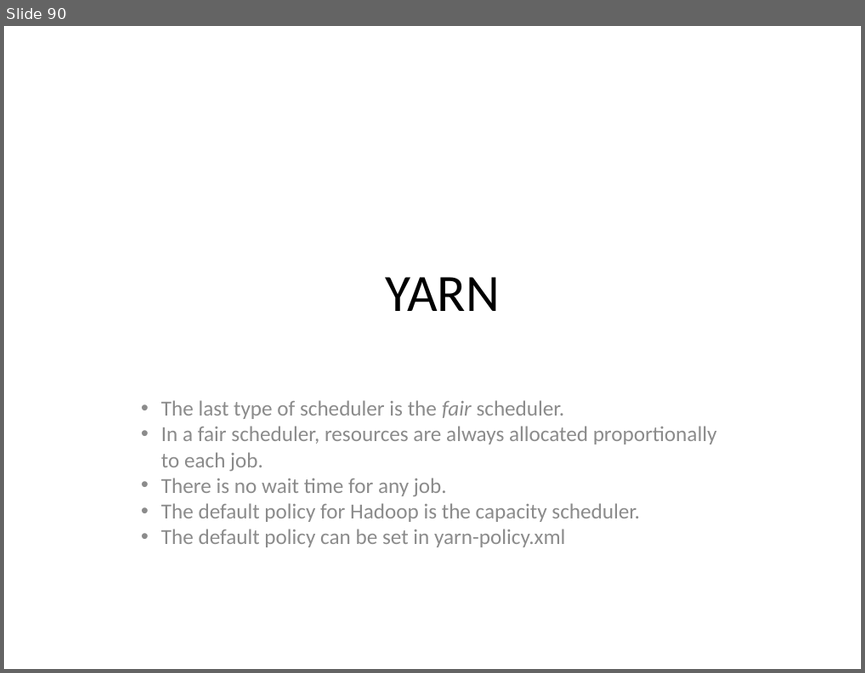
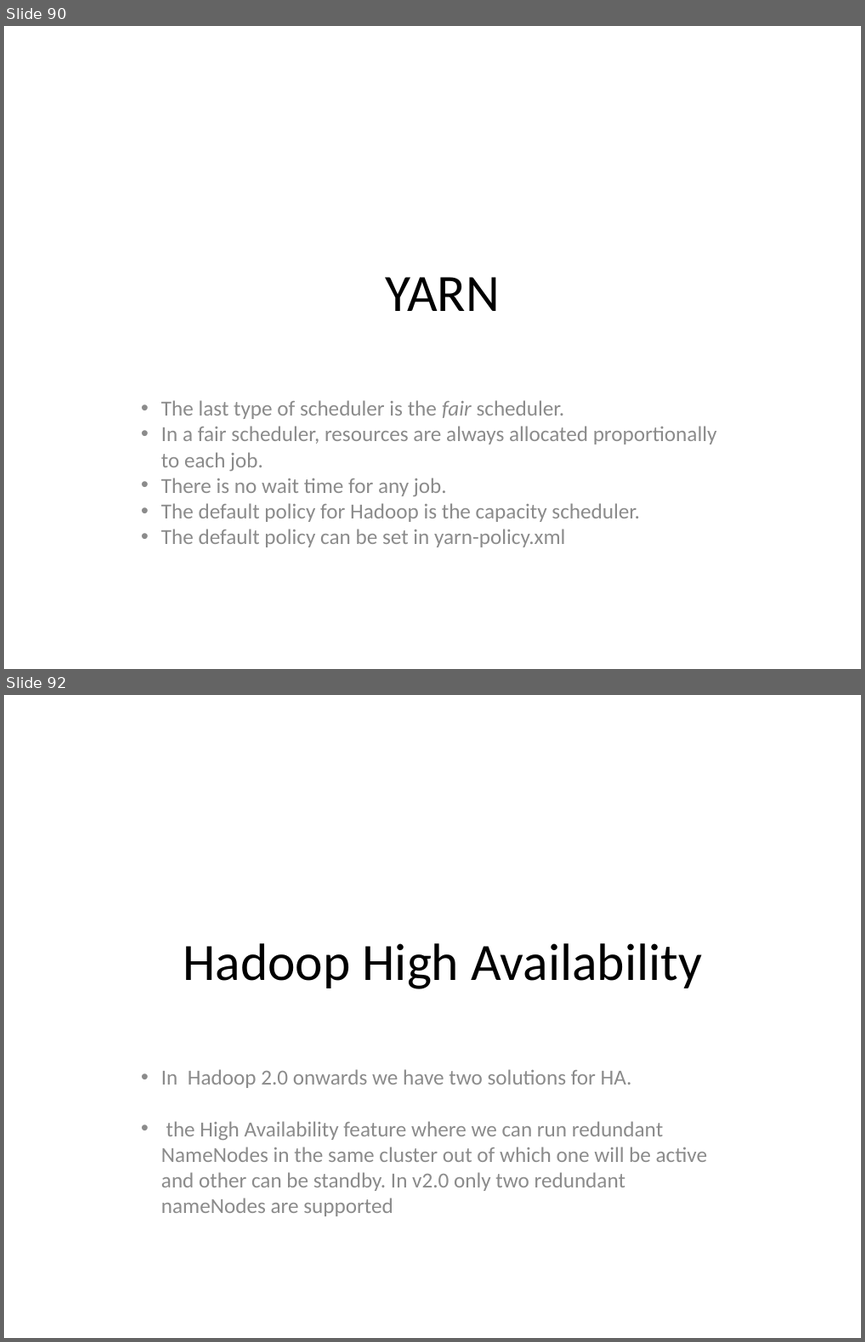
Before and after one commit to redmage123/hadoop, a slide deck: slides/The need for Big Data.pptx. Shown one above the other, each under a label of ours: slide 90 before the commit, slides 90 and 92 after it; the slides between them are not shown. The pictures are 865x673 and 865x1342 pixels, drawn with LibreOffice and Linux fonts; fonts in the diff are those of the drawing. Boxes give left, top, right and bottom in pixels: in the first picture for what was removed or moved away, otherwise in the second. Text is boxed around its words. In the diff, an @@ line names an element or a change of style, - is before the commit and + after.

Commit message:
Added HA config examples and added new chapters on Apache Spark and Hadoop HA

```diff
--- a/slides/The need for Big Data.pptx
+++ b/slides/The need for Big Data.pptx
@@ slide 92 added at (4,695,861,1338), background #FFFFFF @@
@@ text added at (182,943,702,989), 44 pt, text #000000 @@
+Hadoop High Availability
@@ text added at (161,1069,707,1216), 18 pt, text #8B8B8B @@
+• In Hadoop 2.0 onwards we have two solutions for HA.
+• the High Availability feature where we can run redundant NameNodes in the same cluster out of which one will be active and other can be standby. In v2.0 only two redundant nameNodes are supported
```
Also in this commit, not shown: 62 other slides added, 10 other files.
